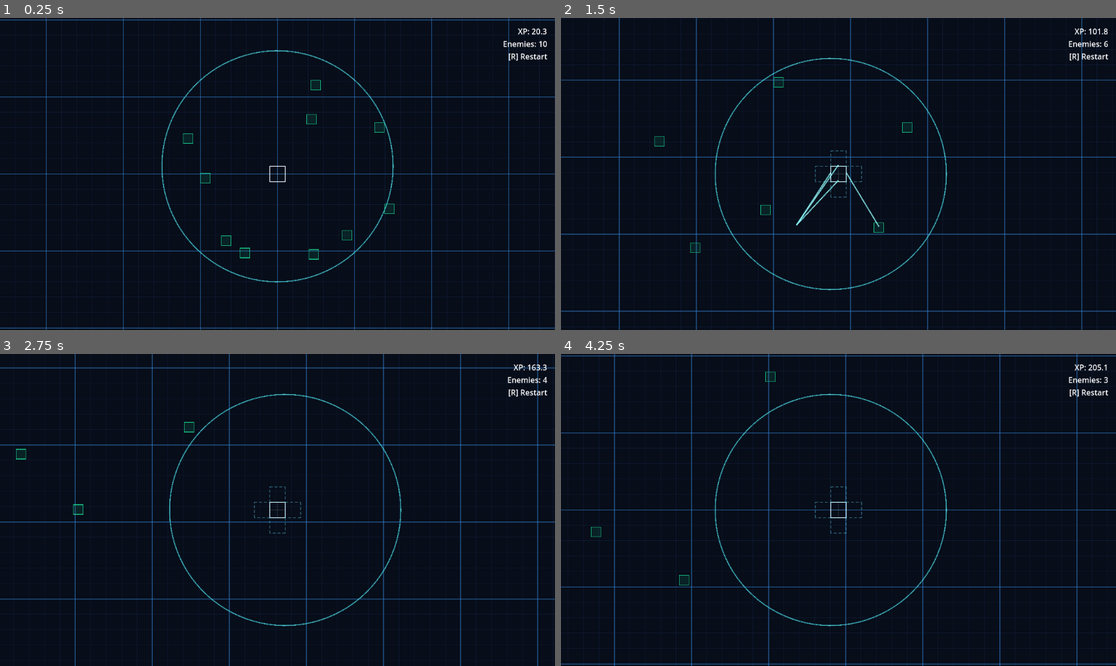
Above: before the commit, frames 1-4 (two rows, left to right).
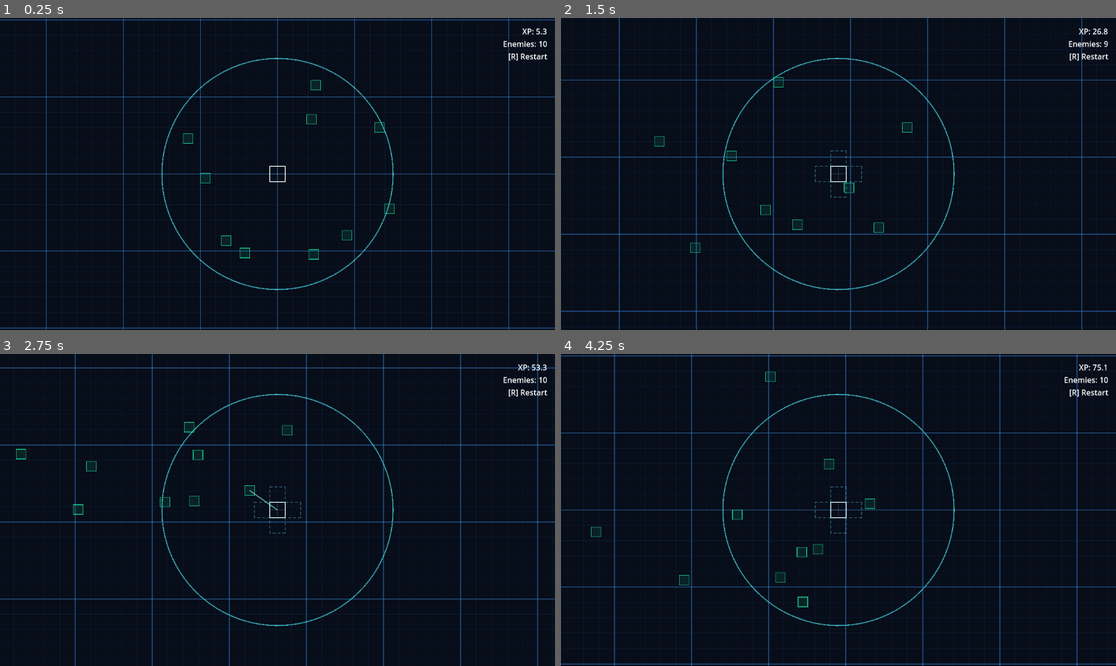
Above: after the commit, the same moments.

Repository: sudheej/neon.io
Game: Godot game, scene res://scenes/Main.tscn
The game is run twice, just before and just after one commit, with the same random seed, the same clock (stepped at 60 frames per second) and the same inputs.
Inputs (mouse positions are in pixels of both pictures, inside the frame that each line leads up to):
- Up to frame 1 (0.25 s): no input
- Up to frame 2 (1.5 s): move the mouse to (960, 158) at 0.52 s; hold D (move_right) 0.53-1.28 s; hold Q (select_prev_slot) 0.53-1.28 s; move the mouse to (727, 189) at 1.27 s; hold S (move_down) from 1.28 s (still down); tap E (expand_mode) at 1.35 s
- Up to frame 3 (2.75 s): tap Q (select_prev_slot) at 1.55, 2.3 s; move the mouse to (333, 441) at 2.02 s; release S (move_down) at 2.03 s; press the mouse at (333, 441) at 2.03 s; hold D (move_right) from 2.03 s (still down)
- Up to frame 4 (4.25 s): move the mouse to (810, 572) at 2.77 s; release D (move_right) at 2.78 s; release the mouse at (810, 572) at 2.78 s; hold W (move_up) 2.78-3.53 s; tap Q (select_prev_slot) at 2.85 s; move the mouse to (1005, 556) at 3.52 s; hold A (move_left) from 3.53 s (still down); hold Q (select_prev_slot) from 3.53 s (still down)

The runs differ from the first frame. In frame 1, 1.4% of the frame differs, in the area x 29-98%, y 3-88%; in frame 2, 1.7%, in the area x 27-99%, y 3-88%; in frame 3, 1.6%; in frame 4, 1.7%.

Commit message:
Upgrade laser action

Diff:
--- a/scripts/player/Player.gd
+++ b/scripts/player/Player.gd
@@ -52,9 +52,11 @@
 		queue_redraw()
 	if event.is_action_pressed("select_next_slot"):
 		weapon_system.select_next_slot()
+		weapon_system.sync_armed_cell_to_selection()
 		queue_redraw()
 	if event.is_action_pressed("select_prev_slot"):
 		weapon_system.select_prev_slot()
+		weapon_system.sync_armed_cell_to_selection()
 		queue_redraw()
 
 	if expand_mode and event.is_action_pressed("expand_place"):
@@ -106,12 +108,16 @@
 
 func _draw_cells() -> void:
 	var outline := Color(0.92, 0.96, 1.0, 0.9)
+	var outline_active := Color(0.96, 1.0, 1.0, 1.0)
 	var inner := Color(0.92, 0.96, 1.0, 0.25)
+	var armed_cell: Vector2i = weapon_system.get_armed_cell()
 	for grid_pos in shape.cells.keys():
 		var local_pos = shape.grid_to_local(grid_pos)
 		var half = PlayerShapeScript.CELL_SIZE * 0.5
 		var rect = Rect2(local_pos - Vector2.ONE * half, Vector2.ONE * PlayerShapeScript.CELL_SIZE)
-		draw_rect(rect, outline, false, 1.2)
+		var border_color := outline_active if grid_pos == armed_cell else outline
+		var border_width := 2.0 if grid_pos == armed_cell else 1.2
+		draw_rect(rect, border_color, false, border_width)
 		draw_line(rect.position + Vector2(half, 0.0), rect.position + Vector2(half, rect.size.y), inner, 1.0)
 		draw_line(rect.position + Vector2(0.0, half), rect.position + Vector2(rect.size.x, half), inner, 1.0)
 
--- a/scripts/weapons/WeaponSystem.gd
+++ b/scripts/weapons/WeaponSystem.gd
@@ -13,6 +13,8 @@
 var selected_index: int = 0
 var slot_cooldowns: Dictionary = {}
 var slot_blocked: Dictionary = {}
+var armed_cell: Vector2i = Vector2i.ZERO
+var has_armed_cell: bool = false
 
 func _ready() -> void:
 	player = get_parent() as Node2D
@@ -33,10 +35,13 @@
 			slots.append(slot)
 			slot_cooldowns[slot] = 0.0
 			slot_blocked[slot] = false
+	_set_default_armed_cell()
+	_sync_selection_to_armed_cell()
 
 func on_shape_changed() -> void:
 	_rebuild_slots()
 	selected_index = clampi(selected_index, 0, max(slots.size() - 1, 0))
+	_sync_selection_to_armed_cell()
 
 func select_next_slot() -> void:
 	if slots.is_empty():
@@ -53,34 +58,47 @@
 		return null
 	return slots[selected_index]
 
+func set_armed_cell(grid_pos: Vector2i) -> void:
+	armed_cell = grid_pos
+	has_armed_cell = true
+	_sync_selection_to_armed_cell()
+
+func sync_armed_cell_to_selection() -> void:
+	var slot := get_selected_slot()
+	if slot == null:
+		return
+	armed_cell = slot.grid_pos
+	has_armed_cell = true
+
+func get_armed_cell() -> Vector2i:
+	return armed_cell
+
 func get_slot_world_origin(slot: WeaponSlot) -> Vector2:
 	var local_pos = shape.grid_to_local(slot.grid_pos)
-	var edge_offset := Vector2(slot.dir) * (PlayerShapeScript.CELL_SIZE * 0.5)
-	return player.global_position + local_pos + edge_offset
+	return player.global_position + local_pos
 
 func process_weapons(delta: float, enemies: Array[Node]) -> void:
 	if slots.is_empty() or shape == null:
 		return
 
-	for slot in slots:
-		slot_cooldowns[slot] = maxf(slot_cooldowns[slot] - delta, 0.0)
-		var origin := get_slot_world_origin(slot)
-		var dir_vec := Vector2(slot.dir)
-		var blocked := false
-		if slot.weapon_type != WeaponSlot.WeaponType.HOMING:
-			blocked = shape.ray_intersects_own_cells(origin, dir_vec, slot.range)
-			slot_blocked[slot] = blocked
-		if blocked:
-			continue
-		if slot_cooldowns[slot] > 0.0:
-			continue
+	var slot := get_selected_slot()
+	if slot == null:
+		return
+	slot_cooldowns[slot] = maxf(slot_cooldowns[slot] - delta, 0.0)
+	var origin := get_slot_world_origin(slot)
+	var blocked := false
+	slot_blocked[slot] = blocked
+	if blocked:
+		return
+	if slot_cooldowns[slot] > 0.0:
+		return
 
-		var target := _find_nearest_enemy_in_range(origin, slot.range, enemies)
-		if target == null:
-			continue
+	var target := _find_nearest_enemy_in_range(origin, slot.range, enemies)
+	if target == null:
+		return
 
-		_fire_at_target(slot, origin, target)
-		slot_cooldowns[slot] = FIRE_COOLDOWN
+	_fire_at_target(slot, origin, target)
+	slot_cooldowns[slot] = FIRE_COOLDOWN
 
 func is_slot_blocked(slot: WeaponSlot) -> bool:
 	return slot_blocked.get(slot, false)
@@ -105,7 +123,8 @@
 
 	var laser := preload("res://scripts/weapons/projectiles/LaserShot.gd").new()
 	laser.global_position = Vector2.ZERO
-	laser.setup(origin, target.global_position)
+	var local_pos = shape.grid_to_local(slot.grid_pos)
+	laser.setup(origin, target.global_position, player, local_pos, target)
 	world.add_child(laser)
 
 	var damage := 5.0
@@ -119,3 +138,33 @@
 
 	if player.has_method("add_xp"):
 		player.add_xp(damage)
+
+func _set_default_armed_cell() -> void:
+	if shape == null:
+		return
+	if shape.cells.is_empty():
+		return
+	if has_armed_cell and shape.cells.has(armed_cell):
+		return
+	armed_cell = _get_top_left_cell()
+	has_armed_cell = true
+
+func _get_top_left_cell() -> Vector2i:
+	var best: Vector2i = Vector2i.ZERO
+	var has_best: bool = false
+	for key in shape.cells.keys():
+		var grid_pos: Vector2i = key
+		if not has_best:
+			best = grid_pos
+			has_best = true
+		elif grid_pos.y < best.y or (grid_pos.y == best.y and grid_pos.x < best.x):
+			best = grid_pos
+	return best
+
+func _sync_selection_to_armed_cell() -> void:
+	if slots.is_empty():
+		return
+	for i in range(slots.size()):
+		if slots[i].grid_pos == armed_cell:
+			selected_index = i
+			return
--- a/scripts/weapons/projectiles/LaserShot.gd
+++ b/scripts/weapons/projectiles/LaserShot.gd
@@ -6,10 +6,22 @@
 var start_pos: Vector2
 var end_pos: Vector2
 var time_left: float = LIFE
+var origin_node: Node2D = null
+var target_node: Node2D = null
+var origin_offset: Vector2 = Vector2.ZERO
 
-func setup(p_start: Vector2, p_end: Vector2) -> void:
+func setup(
+	p_start: Vector2,
+	p_end: Vector2,
+	p_origin_node: Node2D = null,
+	p_origin_offset: Vector2 = Vector2.ZERO,
+	p_target_node: Node2D = null
+) -> void:
 	start_pos = p_start
 	end_pos = p_end
+	origin_node = p_origin_node
+	origin_offset = p_origin_offset
+	target_node = p_target_node
 	queue_redraw()
 
 func _process(delta: float) -> void:
@@ -17,6 +29,10 @@
 	if time_left <= 0.0:
 		queue_free()
 	else:
+		if origin_node != null and is_instance_valid(origin_node):
+			start_pos = origin_node.global_position + origin_offset
+		if target_node != null and is_instance_valid(target_node):
+			end_pos = target_node.global_position
 		queue_redraw()
 
 func _draw() -> void:
